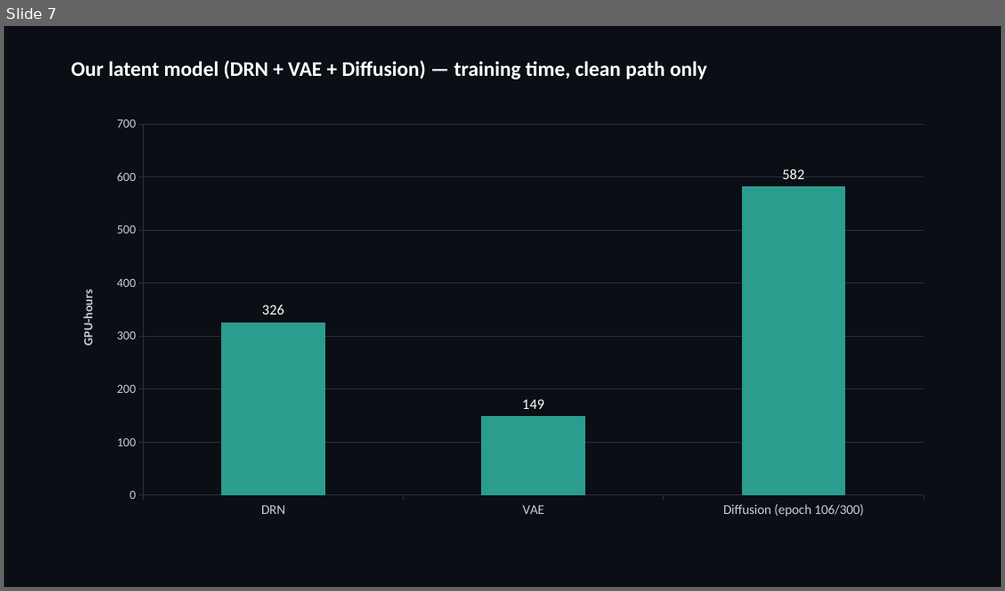
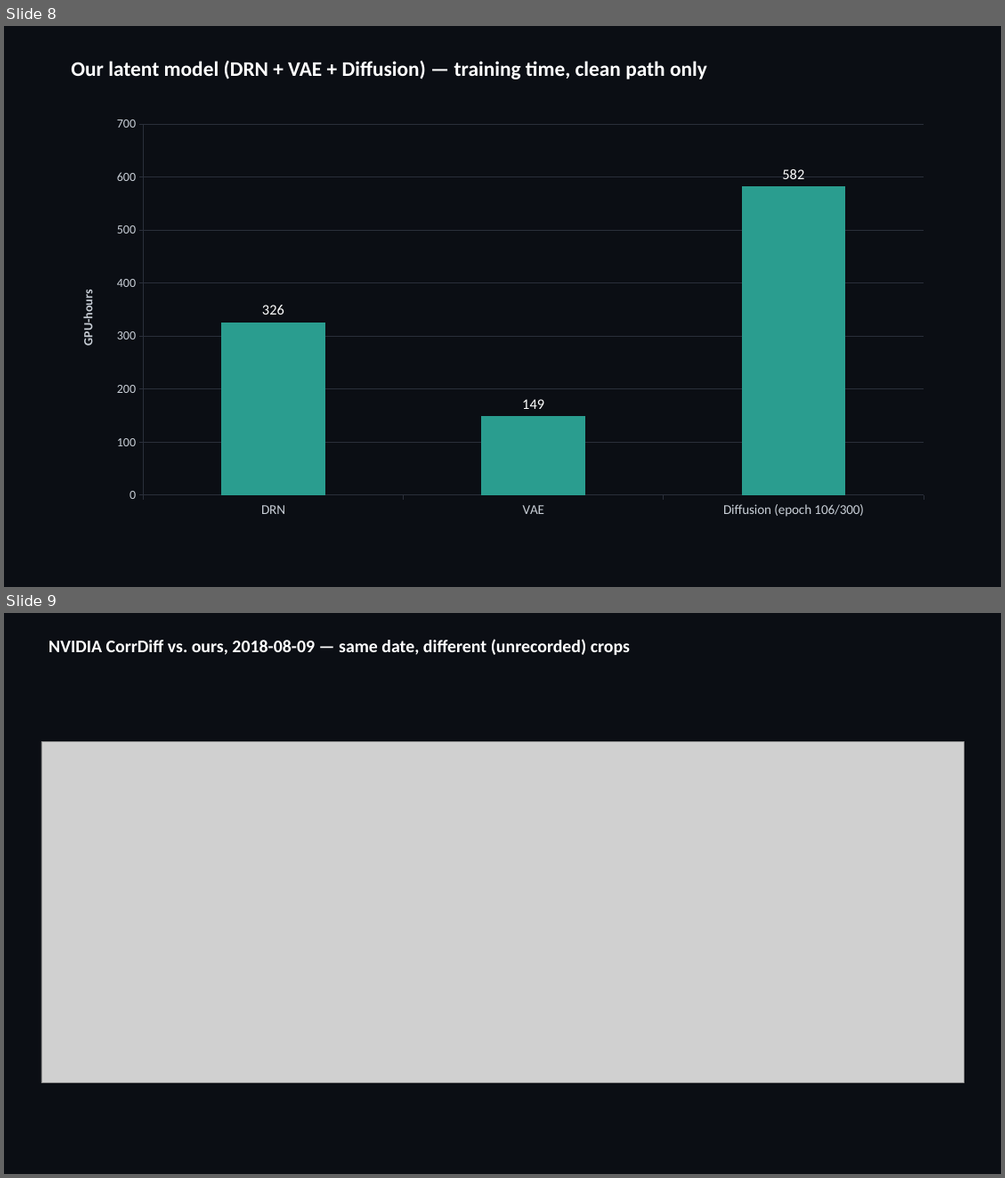
Before and after one commit to milhud/diffusion_downscaling_model, a slide deck: results/corrdiff_comparison/corrdiff_benchmark_slides.pptx. Shown one above the other, each under a label of ours: slide 7 before the commit, slides 8 and 9 after it. The pictures are 1005x591 and 1005x1178 pixels, drawn with LibreOffice and Linux fonts; fonts in the diff are those of the drawing; grey boxes stand for pictures. Boxes give left, top, right and bottom in pixels: in the first picture for what was removed or moved away, otherwise in the second. Text is boxed around its words. In the diff, an @@ line names an element or a change of style, - is before the commit and + after.

```diff
--- a/results/corrdiff_comparison/corrdiff_benchmark_slides.pptx
+++ b/results/corrdiff_comparison/corrdiff_benchmark_slides.pptx
@@ slide 9 added at box(4, 613, 1001, 1174), background #0B0E14 @@
@@ text added at box(48, 639, 630, 655), 17 pt, text #FFFFFF, bold @@
+NVIDIA CorrDiff vs. ours, 2018-08-09 — same date, different (unrecorded) crops
@@ picture added at box(41, 742, 963, 1083) @@
@@ what was slide 7 is now slide 8 @@
```
Also in this commit, not shown: 18 other slides added, 11 slides removed, 25 other files.
